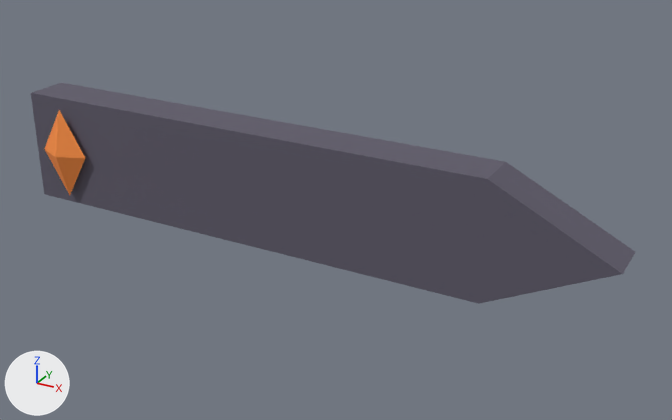
The FBX model Assets/Art/EternalEnigma/BiomeDecorations/Volcanic_SignPanel.fbx as it was, and as the next commit left it.
Before and after are seen from a 50 mm camera at (0.671, -1.089, 0.528) aimed at (0.067, 0.009, -0.021). Lighting does not change. The marker at lower left points along +X, +Y and +Z. The first picture is the older version.

The first picture shows 'Volcanic_SignPanel'.
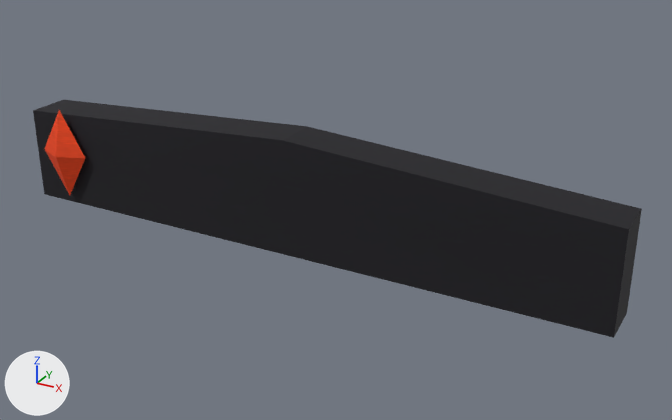
The edits, one by one:
Picture 'BiomeDecorations.png' (img_biomedecorations_png) is new.
In material 'EE_Deco_10' (mat_ee_deco_10), base_color is no longer (0.11, 0.1, 0.14), dark grey #5d5969.
In material 'EE_Deco_10' (mat_ee_deco_10), texture is now set to img_biomedecorations_png.
In material 'EE_Deco_11' (mat_ee_deco_11), base_color is no longer (0.98, 0.28, 0.055), orange #fd9042.
In material 'EE_Deco_11' (mat_ee_deco_11), texture is now set to img_biomedecorations_png.
me_volcanic_signpanel_002 has 16 vertices, 15 faces and spans x -0.48..0.49, y -0.065..0.035, z -0.09..0.09.
me_volcanic_signpanel_002 is used by ob_volcanic_signpanel; location (0.0, 0.0, 0.0).
Part 1, on me_volcanic_signpanel_002:
Vertex 1 of me_volcanic_signpanel_002 moves from (0.31, -0.035, -0.09) at pixel (478, 303) to (0.49, -0.035, -0.09) at pixel (613, 337).
Vertex 2 of me_volcanic_signpanel_002 moves from (0.49, -0.035, 0.0) at pixel (622, 274) to (0.49, -0.035, 0.06) at pixel (628, 229).
Vertex 3 of me_volcanic_signpanel_002 moves from (0.31, -0.035, 0.09) at pixel (487, 179) to (0.005, -0.035, 0.09) at pixel (282, 140).
Vertex 4 of me_volcanic_signpanel_002 moves from (-0.48, -0.035, 0.09) at pixel (30, 92) to (-0.48, -0.035, 0.06) at pixel (33, 110).
Vertex 6 of me_volcanic_signpanel_002 moves from (0.31, 0.035, -0.09) to (0.49, 0.035, -0.09) at pixel (626, 313).
Vertex 7 of me_volcanic_signpanel_002 moves from (0.49, 0.035, 0.0) at pixel (635, 251) to (0.49, 0.035, 0.06) at pixel (641, 208).
Vertex 8 of me_volcanic_signpanel_002 moves from (0.31, 0.035, 0.09) at pixel (506, 161) to (0.005, 0.035, 0.09) at pixel (307, 126).
Vertex 9 of me_volcanic_signpanel_002 moves from (-0.48, 0.035, 0.09) at pixel (61, 82) to (-0.48, 0.035, 0.06) at pixel (63, 99).

Location of each change, (x1, y1, x2, y2) in pixels of the pictures (672 x 420 px):
'Volcanic_SignPanel', surface changed, reshaped (dark grey to black, 8% taller): before (31, 83, 635, 304); after (33, 100, 642, 338)
